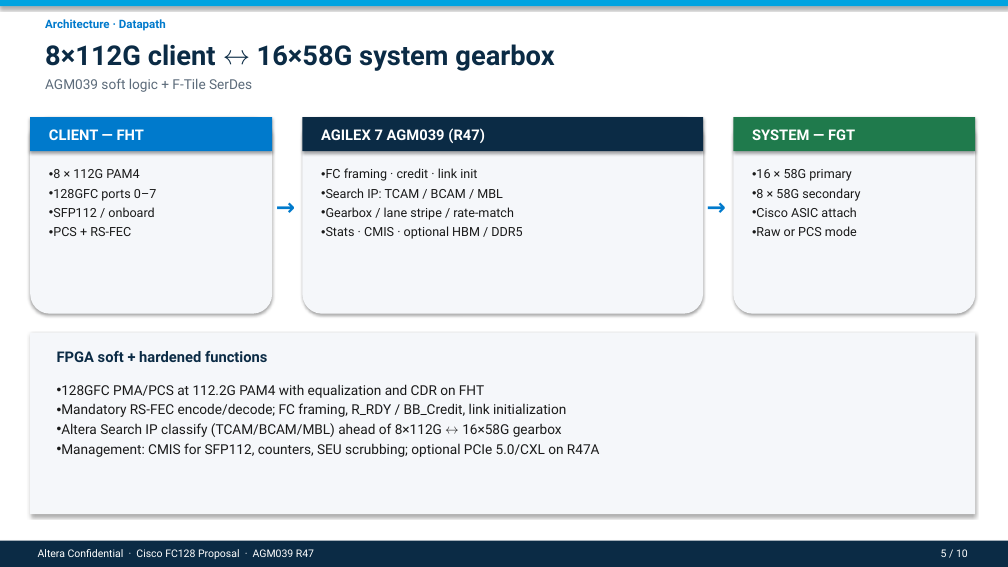
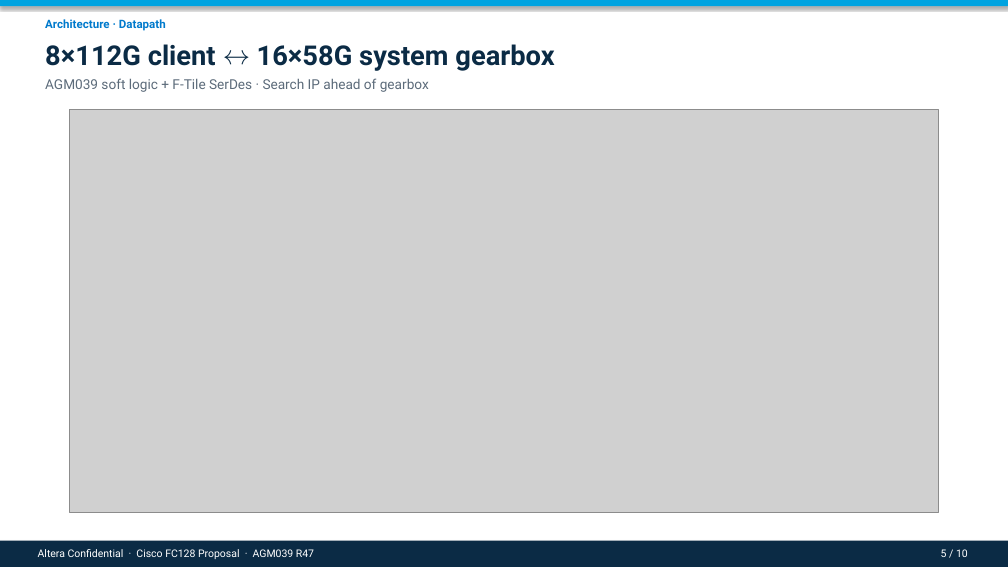
Before and after one commit to rushikeshpurohit0908/Cursor_Rushi, a slide deck: slide 5 of presentations/Cisco_FC128_Agilex7_Proposal.pptx. Drawn at 1008x567 pixels with LibreOffice and Linux fonts; fonts in the diff are those of the drawing; grey boxes stand for pictures. Boxes give left, top, right and bottom in pixels: in the first picture for what was removed or moved away, otherwise in the second. Text is boxed around its words. In the diff, an @@ line names an element or a change of style, - is before the commit and + after.

```diff
--- a/presentations/Cisco_FC128_Agilex7_Proposal.pptx
+++ b/presentations/Cisco_FC128_Agilex7_Proposal.pptx
@@ text at (45,78,429,92): text changed @@
-AGM039 soft logic + F-Tile SerDes
+AGM039 soft logic + F-Tile SerDes · Search IP ahead of gearbox
@@ rounded rectangle removed at (30,117,272,314) @@
@@ rectangle removed at (30,117,272,151) @@
@@ picture added at (70,110,939,512) @@
@@ rounded rectangle removed at (302,117,703,314) @@
@@ rectangle removed at (302,117,703,151) @@
@@ rounded rectangle removed at (734,117,975,314) @@
@@ rectangle removed at (734,117,975,151) @@
@@ text removed at (49,129,144,140) @@
-CLIENT — FHT
@@ text removed at (321,128,485,143) @@
-AGILEX 7 AGM039 (R47)
@@ text removed at (752,129,855,140) @@
-SYSTEM — FGT
@@ text removed at (53,169,156,236) @@
-• 8 × 112G PAM4
-• 128GFC ports 0–7
-• SFP112 / onboard
-• PCS + RS-FEC
@@ text removed at (326,168,522,239) @@
-• FC framing · credit · link init
-• Search IP: TCAM / BCAM / MBL
-• Gearbox / lane stripe / rate-match
-• Stats · CMIS · optional HBM / DDR5
@@ text removed at (756,169,860,236) @@
-• 16 × 58G primary
-• 8 × 58G secondary
-• Cisco ASIC attach
-• Raw or PCS mode
@@ text removed at (265,189,306,219) @@
-→
@@ text removed at (696,189,737,219) @@
-→
@@ rectangle removed at (30,333,975,514) @@
@@ text removed at (57,351,267,362) @@
-FPGA soft + hardened functions
@@ text removed at (61,384,600,457) @@
-• 128GFC PMA/PCS at 112.2G PAM4 with equalization and CDR on FHT
-• Mandatory RS-FEC encode/decode; FC framing, R_RDY / BB_Credit, link initialization
-• Altera Search IP classify (TCAM/BCAM/MBL) ahead of 8×112G ↔ 16×58G gearbox
-• Management: CMIS for SFP112, counters, SEU scrubbing; optional PCIe 5.0/CXL on R47A
```
Also in this commit, not shown: 1 other slide changed, 2 other files.
